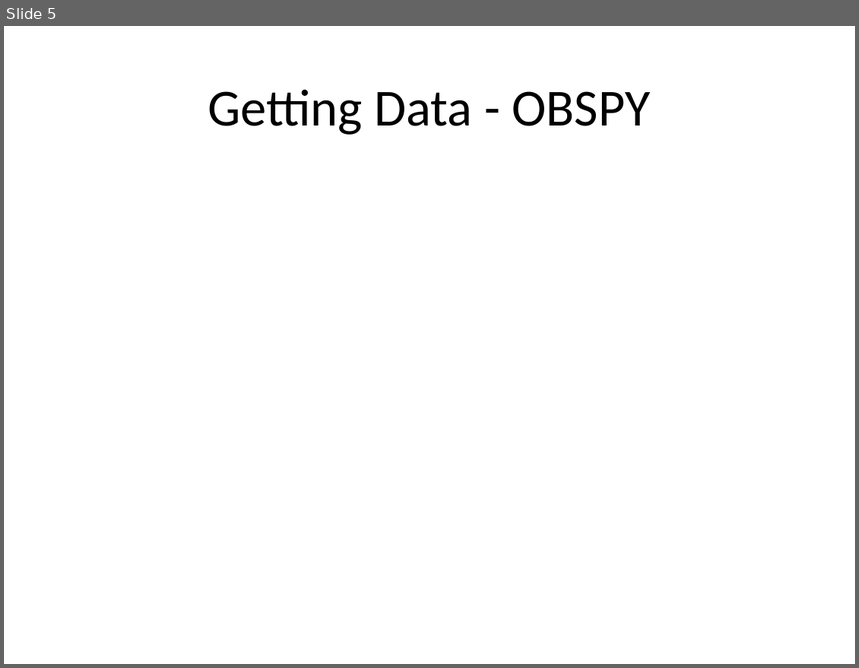
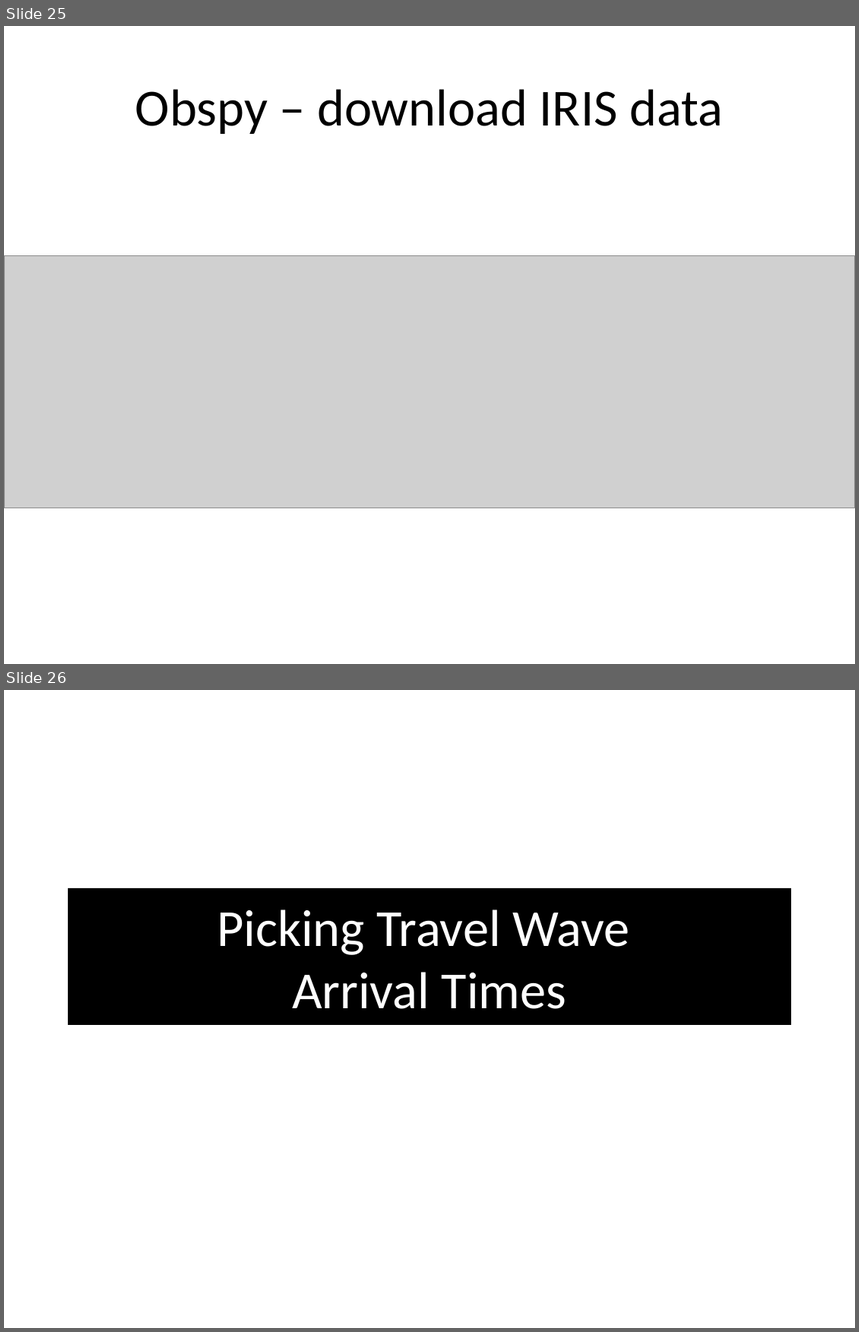
Before and after one commit to lkloh/USArray, a slide deck: AIMBAT/AIMBAT.pptx. Shown one above the other, each under a label of ours: slide 5 before the commit, slides 25 and 26 after it. The pictures are 859x668 and 859x1332 pixels, drawn with LibreOffice and Linux fonts; fonts in the diff are those of the drawing; grey boxes stand for pictures. Boxes give left, top, right and bottom in pixels: in the first picture for what was removed or moved away, otherwise in the second. Text is boxed around its words. In the diff, an @@ line names an element or a change of style, - is before the commit and + after.

```diff
--- a/AIMBAT/AIMBAT.pptx
+++ b/AIMBAT/AIMBAT.pptx
@@ slide 26 added at (x1=4, y1=690, x2=855, y2=1328), background #FFFFFF @@
@@ title added at (x1=68, y1=888, x2=791, y2=1025), fill #000000, 44 pt, text #FFFFFF @@
+Picking Travel Wave
+Arrival Times
@@ what was slide 5 is now slide 25 @@
@@ slide 25 changed as well @@
@@ title at (x1=135, y1=89, x2=723, y2=134): text changed @@
-Getting Data - OBSPY
+Obspy – download IRIS data
@@ picture added at (x1=4, y1=256, x2=855, y2=509) @@
```
Also in this commit, not shown: 4 other slides changed, 26 other slides added, 1 slide removed, 1 other file.
